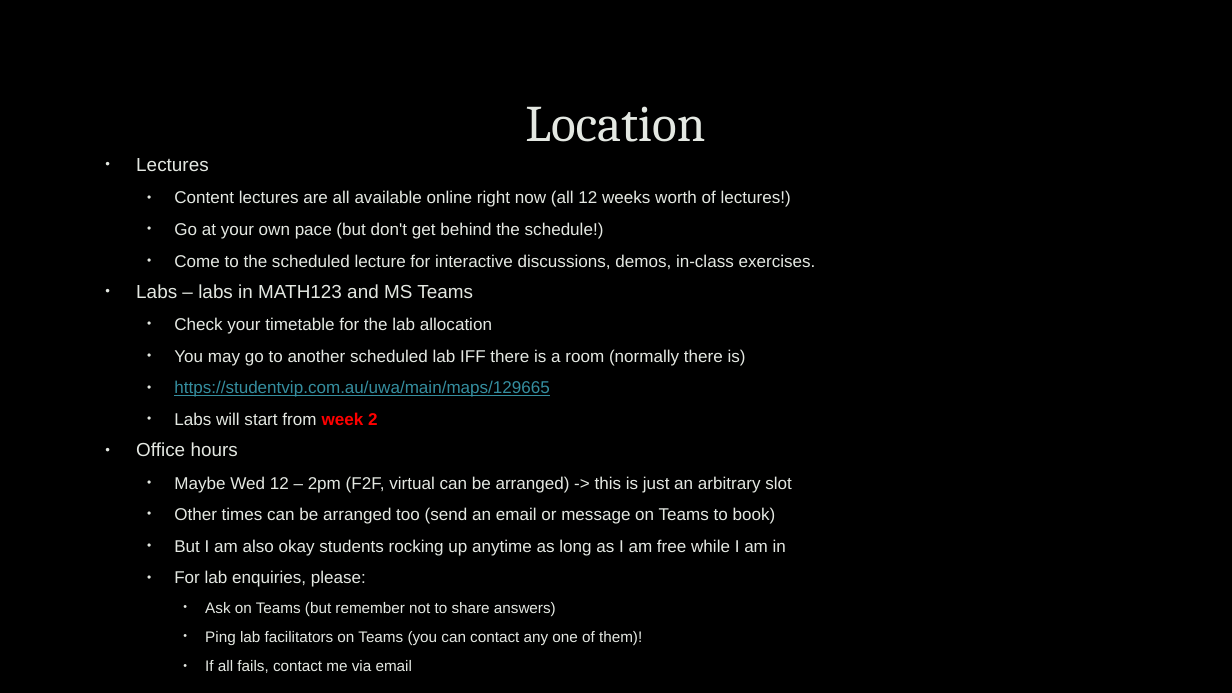
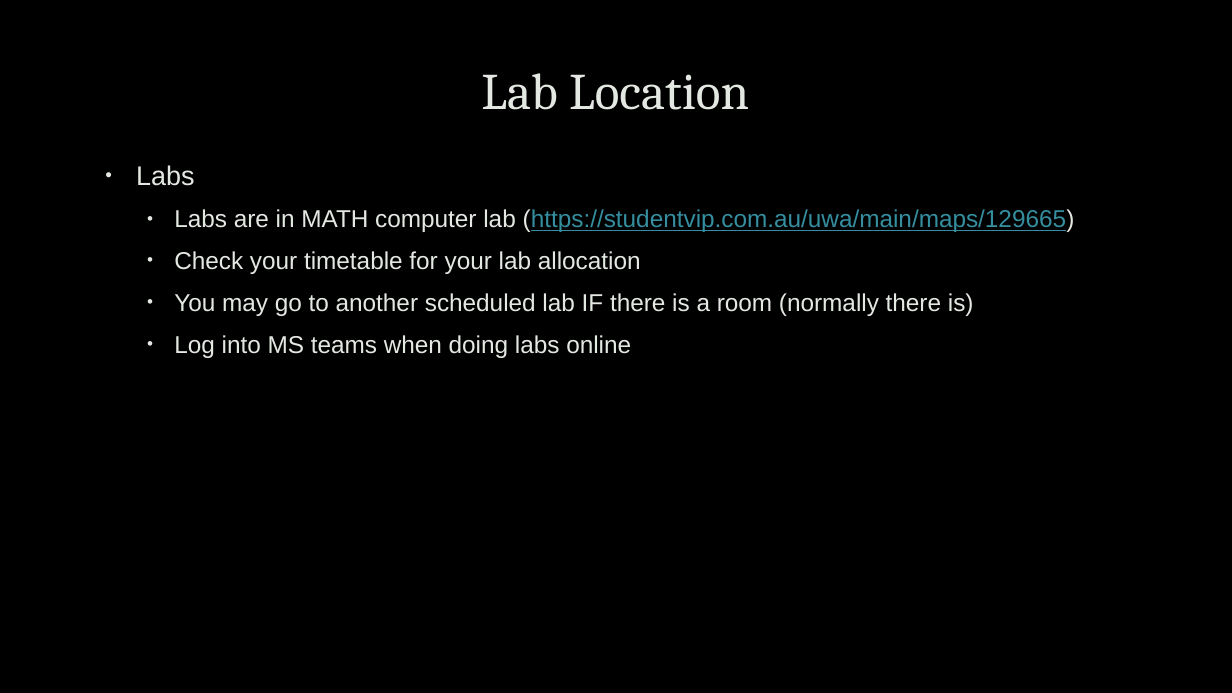
Before and after one commit to uwacyber/cits1003, a slide deck: slide 15 of cits1003-lecture_slides/CITS1003-0 Overview.pptx (slide 8 before the commit). Drawn at 1232x693 pixels with LibreOffice and Linux fonts; fonts in the diff are those of the drawing; background and template pictures are left out. Boxes give left, top, right and bottom in pixels: in the first picture for what was removed or moved away, otherwise in the second. Text is boxed around its words. In the diff, an @@ line names an element or a change of style, - is before the commit and + after.

```diff
--- a/cits1003-lecture_slides/CITS1003-0 Overview.pptx
+++ b/cits1003-lecture_slides/CITS1003-0 Overview.pptx
@@ title at bbox=[481, 73, 749, 110]: text changed @@
-Location
+Lab Location
@@ text at bbox=[136, 165, 1075, 358]: text changed; size 13.3 to 19 pt @@
-• Lectures
-  • Content lectures are all available online right now (all 12 weeks worth of lectures!)
-  • Go at your own pace (but don't get behind the schedule!)
-  • Come to the scheduled lecture for interactive discussions, demos, in-class exercises.
-• Labs – labs in MATH123 and MS Teams
-  • Check your timetable for the lab allocation
-  • You may go to another scheduled lab IFF there is a room (normally there is)
-  • https://studentvip.com.au/uwa/main/maps/129665
-  • Labs will start from week 2
-• Office hours
-  • Maybe Wed 12 – 2pm (F2F, virtual can be arranged) -> this is just an arbitrary slot
-  • Other times can be arranged too (send an email or message on Teams to book)
-  • But I am also okay students rocking up anytime as long as I am free while I am in
-  • For lab enquiries, please:
-    • Ask on Teams (but remember not to share answers)
-    • Ping lab facilitators on Teams (you can contact any one of them)!
-    • If all fails, contact me via email
+• Labs
+  • Labs are in MATH computer lab (https://studentvip.com.au/uwa/main/maps/129665)
+  • Check your timetable for your lab allocation
+  • You may go to another scheduled lab IF there is a room (normally there is)
+  • Log into MS teams when doing labs online
```
Also in this commit, not shown: 13 other slides changed, 17 slides added, 4 slides removed.
